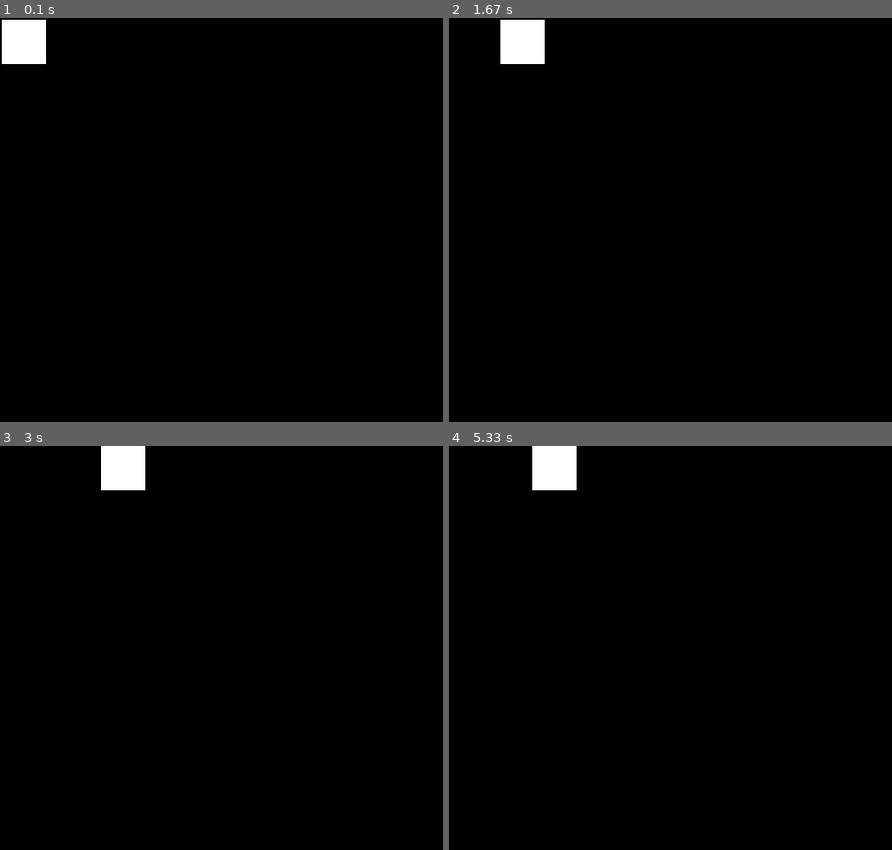
Above: before the commit, frames 1-4 (two rows, left to right).
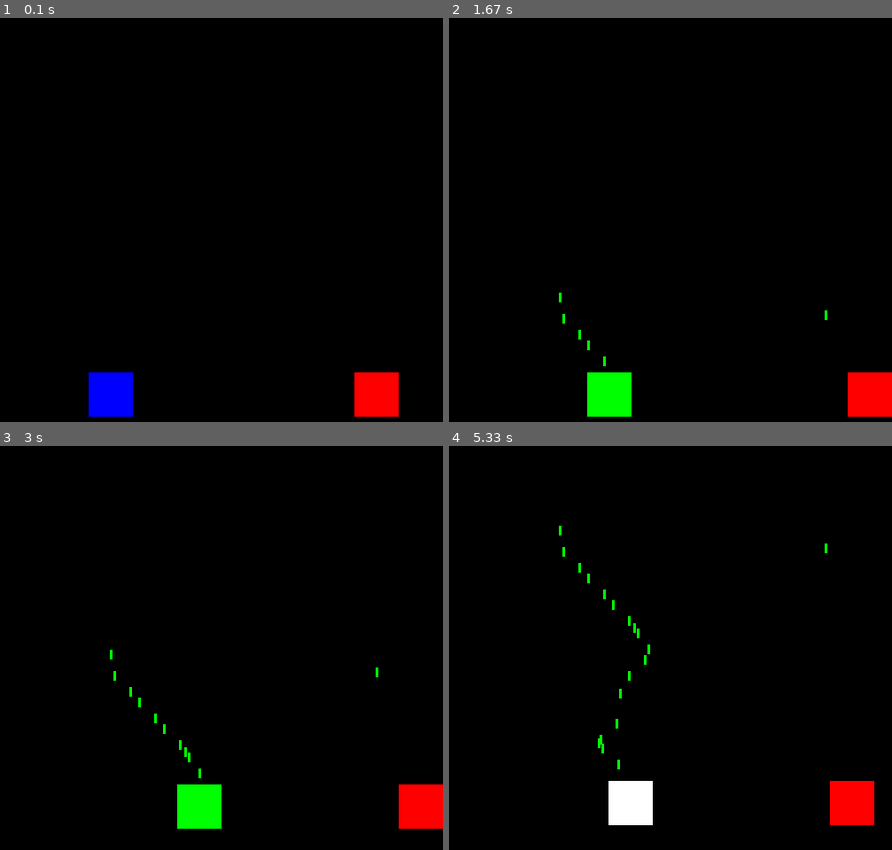
Above: after the commit, the same moments.

Repository: EliyaSuperio/PYTHON_PROJECTS
Game: pygame game, started from PYGAME/box.py
Same seed, same stepped clock (60 frames per second), same inputs: the game is played once before the commit and once after it.
Inputs:
- Up to frame 1 (0.1 s): no input
- Up to frame 2 (1.67 s): tap Space at 0.33, 0.73, 1.03, 1.23, 1.53 s; hold L 0.67-1.13 s; hold Right 0.67-1.13 s; hold D 0.67-1.13 s; tap 1 at 0.82 s; hold 3 1.17-1.63 s; hold Right 1.17-1.63 s; hold D 1.17-1.63 s; tap 2 at 1.32 s
- Up to frame 3 (3 s): hold Right 1.67-2.13 s; hold D 1.67-2.13 s; tap Space at 1.73, 2.03, 2.23, 2.57, 2.87 s; hold Up 2.17-2.47 s; hold W 2.17-2.47 s; tap 1 at 2.32 s; hold Right 2.5-2.97 s; hold D 2.5-2.97 s; tap 2 at 2.65 s
- Up to frame 4 (5.33 s): hold Left 3-3.53 s; hold A 3-3.53 s; tap Space at 3.07, 3.37, 3.63, 3.97, 4.27, 4.4, 4.8, 5.1 s; hold Down 3.57-3.87 s; hold S 3.57-3.87 s; tap 1 at 3.72, 4.88 s; hold Left 3.9-4.3 s; hold A 3.9-4.3 s; tap 2 at 4.05 s; hold Up 4.33-4.7 s; hold W 4.33-4.7 s; hold Right from 4.73 s (still down); hold D from 4.73 s (still down)

The runs differ from the first frame. In frame 1, 3.3% of the frame differs, in the area x 0-90%, y 0-99%; in frame 2, 3.4%; in frame 3, 3.4%; in frame 4, 3.6%, in the area x 18-96%, y 0-94%.

Commit message:
Update box.py

Diff:
--- a/PYGAME/box.py
+++ b/PYGAME/box.py
@@ -2,62 +2,122 @@
 
 pygame.init()
 
-pygame.display.set_caption("BOX GAME")
-screen = pygame.display.set_mode((500, 500))
+pygame.display.set_caption("2 BOX")
+
+screen_width = 500
+screen_height = 500
+screen = pygame.display.set_mode((screen_width, screen_height))
 
 # Colors (R, G, B)
 WHITE = (255, 255, 255)
-# RED = (255, 0, 0)
+BLACK = (0, 0, 0)
+RED = (255, 0, 0)
+GREEN = (0, 255, 0)
+BLUE = (0, 0, 255)
 
-# player
-player_size = 50
-player_x =  2
-player_y =  2
-playerx_change = 0
-playery_change = 0
+# BOX 1
+box_color = BLUE
+box_size = 50
+box_x = 100
+box_y = 400
+box_speed = 1
+
+# BOX 2
+box2_color = RED
+box2_size = 50
+box2_x = 400
+box2_y = 400
+box2_speed = 1
+
+# bullet
+bullets = []
+bullet_speed = 1
+
 
 running = True
 while running:
-    # exiting the screen
     for event in pygame.event.get():
         if event.type == pygame.QUIT:
             running = False
 
-    # CONTROL FOR THE BOX
         if event.type == pygame.KEYDOWN:
-            if event.key == pygame.K_a:
-                playerx_change = -1
-            if event.key == pygame.K_d:
-                playerx_change =  1
-            if event.key == pygame.K_w:
-                playery_change = -1
-            if event.key == pygame.K_s:
-                playery_change = +1
+            if event.key == pygame.K_1:
+                box_color = WHITE
+            if event.key == pygame.K_2:
+                box_color = GREEN
+            if event.key == pygame.K_3:
+                box_color = BLUE
 
-        if event.type == pygame.KEYUP:
-            if event.key == pygame.K_a or event.key == pygame.K_d:
-                playerx_change = 0
-            if event.key == pygame.K_w or event.key == pygame.K_s:
-                playery_change = 0
+            if event.key == pygame.K_SPACE:
+                bullet_x = box_x + 25
+                bullet_y = box_y
+                bullets.append([bullet_x, bullet_y])
 
-    player_x += playerx_change
-    player_y += playery_change
+            if event.key == pygame.K_l:
+                print("l got pressed ")
+                bullet2_x = box2_x + 25
+                bullet2_y = box2_y
+                bullets.append([bullet2_x, bullet2_y])
 
-    # keep the box inside the screen.
-    if player_x < 0:
-        player_x = 0
-    if player_x > 500 - player_size:
-        player_x = 500 - player_size
-    if player_y < 0:
-        player_y = 0
-    if player_y > 500 - player_size:
-        player_y = 500 - player_size
+
+    keys = pygame.key.get_pressed()
+    # box 1
+    if keys[pygame.K_a]:
+        box_x -= box_speed
+    if keys[pygame.K_w]:
+        box_y -= box_speed
+    if keys[pygame.K_s]:
+        box_y += box_speed
+    if keys[pygame.K_d]:
+        box_x += box_speed
+
+    # box 2
+    if keys[pygame.K_LEFT]:
+        box2_x -= box2_speed
+    if keys[pygame.K_UP]:
+        box2_y -= box2_speed
+    if keys[pygame.K_DOWN]:
+        box2_y += box2_speed
+    if keys[pygame.K_RIGHT]:
+        box2_x += box2_speed
+
+    # BOX 1 BORDER LIMIT
+    if box_x < 0:
+        box_x = 0
+    if box_x > 200:
+        box_x = 200
+    if box_y < 0:
+        box_y = 0
+    if box_y > 450:
+        box_y = 450
+
+    # BOX 2 BORDER LIMIT
+    if box2_x < 0:
+        box2_x = 0
+    if box2_x > 450:
+        box2_x = 450
+    if box2_x == 250:
+        box2_x = 251
+    if box2_y < 0:
+        box2_y = 0
+    if box2_y > 450:
+        box2_y = 450
+
+    for bullet in bullets:
+        bullet[1] -= bullet_speed
+
+    bullet = [b for b in bullets if b[1] > 0]
+
+
 
     screen.fill((0,0,0))
-    pygame.draw.rect(screen, WHITE, (player_x, player_y, player_size, player_size))
-
-    # change the display & updates
+    pygame.draw.rect(screen, box_color, (box_x, box_y, box_size, box_size))
+    pygame.draw.rect(screen, box2_color, (box2_x, box2_y, box2_size, box2_size))
 
 
+    for bullet in bullets:
+        start = (bullet[0], bullet[1])
+        end = (bullet[0], bullet[1] - 10)
+        pygame.draw.line(screen, GREEN, start, end, 3)
+
     pygame.display.flip()
-    # pygame.display.update()
